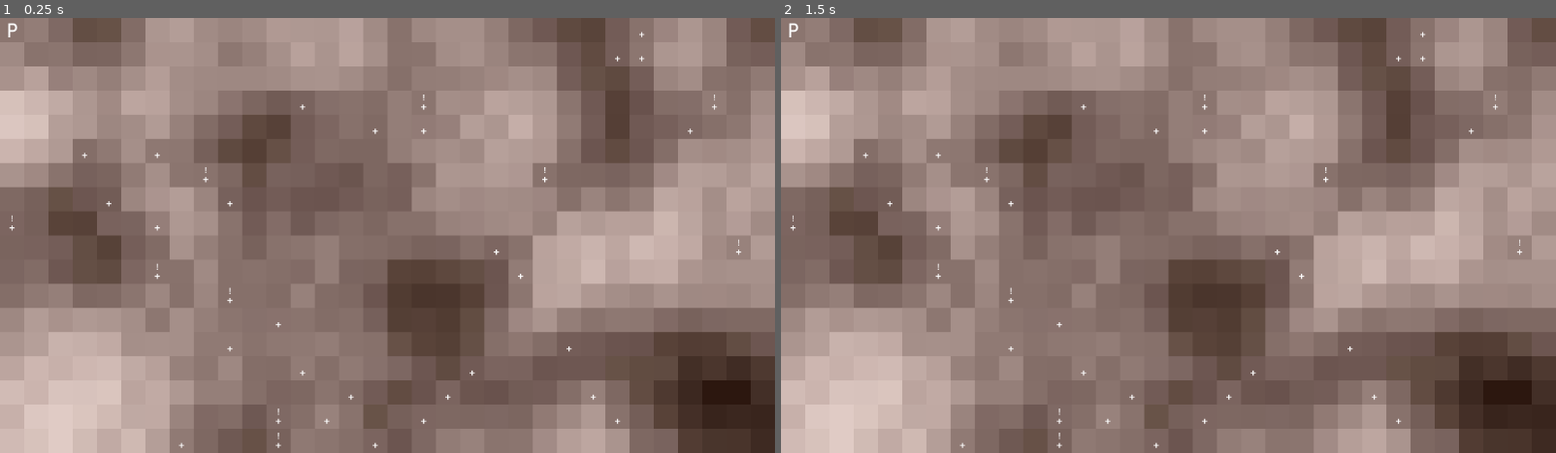
Above: before the commit, frames 1-2 (left to right).
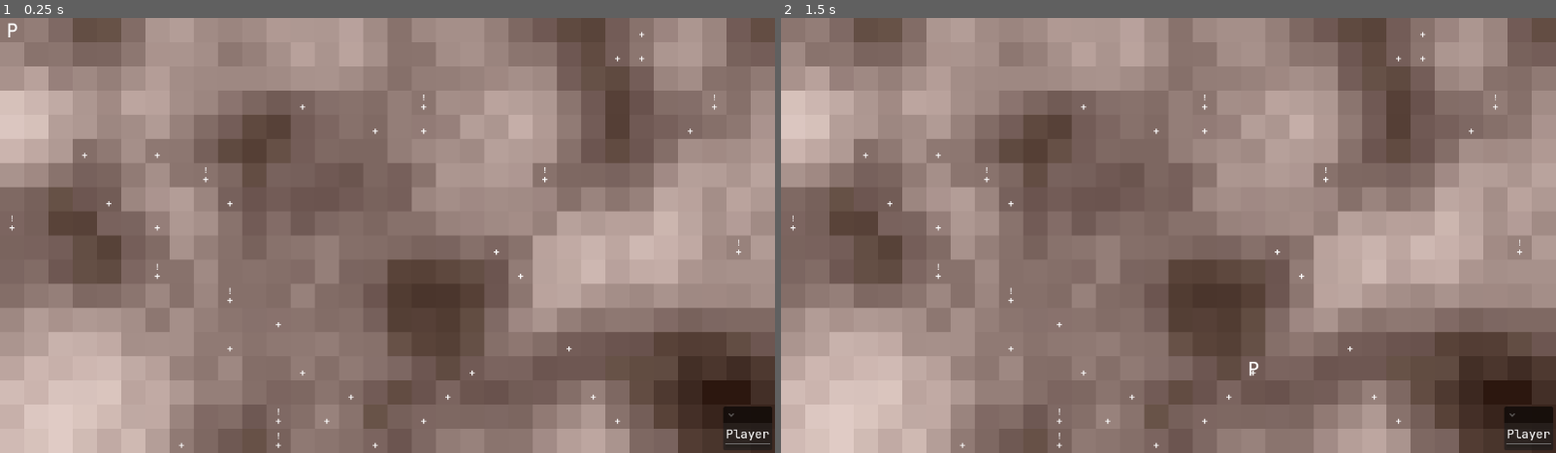
Above: after the commit, the same moments.

Repository: crystalfiction/rpg-simulator
Game: Godot game, scene res://src/controllers/world/world_controller.tscn
Two runs of this game, one before a commit and one after it. Both use one fixed random seed, a clock stepped at 60 frames per second and the inputs below.
Inputs:
- Up to frame 1 (0.25 s): no input
- Up to frame 2 (1.5 s): tap Enter at 0.5 s; hold S (world_speed) 0.53-1.28 s; tap Space (world_pause) at 1.25 s; tap S (world_speed) at 1.35 s

The runs differ from the first frame. In frame 1, 0.4% of the frame differs, in the area x 93-100%, y 89-100%; in frame 2, 0.5%, in the area x 1-100%, y 1-100%.

Commit message:
simplified player controller

Diff:
--- a/src/controllers/player/player_controller.gd
+++ b/src/controllers/player/player_controller.gd
@@ -58,19 +58,45 @@
 		print(action.src.name + " is now level " + str(action.src.data.actions.level))
 
 
+# returns an array of world resources
+func _get_resources() -> Array:
+	var array = []
+	var tile_map = self.world.data.terrain.tile_map
+	for x in range(tile_map.size()):
+		for y in range(tile_map[x].size()):
+			var t = tile_map[x][y]
+			if t.data.resources.food:
+				array.append(t)
+	return array
+
+
 # determines and processes player logic for a single time cycle
 func process_cycle():
 	## TODO: account for multiple players here, loop players array?
-	# define cycle flag
-	var cycle = true
+	## General player cycle logic
+	# if resources in world,
+	if self.world.data.terrain.resources.count > 0:
+		# get a random world resource tile
+		var resources = _get_resources()
+		var r_resource = resources.pick_random()
+		# move player to tile
+		self.player.global_position = r_resource.global_position
+		# update grid_idx
+		var world_controller = self.world.data.controller
+		var grid_scale = world_controller.terrain_controller.grid_scale
+		self.player.data.grid_idx = world_controller.utils.world_to_grid(
+			self.player.global_position, grid_scale
+		)
+		# TODO: interact with tile
+		# TODO: process encounter if encountered
 
-	## TODO: if cycle valid, cycle complete
-	if cycle is bool:
-		# complete cycle
-		self.cycle_complete = true
+	# if no resources in world,
 	else:
-		# log error if invalid
-		print(cycle)
+		# do something
+		pass
+
+	# complete cycle
+	self.cycle_complete = false
 
 
 ## initializes a new actions controller for a given player
--- a/src/controllers/world/time_controller.gd
+++ b/src/controllers/world/time_controller.gd
@@ -87,6 +87,9 @@
 	self.cycling = false
 	self.cycle_complete = false
 
+	# unpause tree
+	get_tree().paused = false
+
 
 ## main entry point of the time system
 ## cycling -> a dependency controller is in processing
@@ -116,8 +119,8 @@
 			# process controller cycle
 			d.process_cycle()
 
-	# watch for completion at end of cycle
-	_check_cycle_completion()
+	# pause tree until controllers done processing
+	get_tree().paused = true
 
 
 # initializes controller dependencies
@@ -145,15 +148,21 @@
 
 # Called every frame. 'delta' is the elapsed time since the previous frame.
 func _process(delta: float) -> void:
-	# only process specific things if tree is paused
-	if !get_tree().paused:
-		# update frames if not paused
-		frames += 1
+	# update frames
+	frames += 1
 
-		# if frame interval,
-		if self.frames % self.frame_rate == 0:
+	# if frame interval,
+	if self.frames % self.frame_rate == 0:
+		# only process cycle if tree !paused
+		if !get_tree().paused:
 			# update cycle count
 			self.cycles += 1
 
 			# process controllers
 			_process_time_cycle()
+
+		# tree paused,
+		else:
+			# do something
+			# check for cycle completion
+			_check_cycle_completion()
--- a/src/controllers/world/world_controller.gd
+++ b/src/controllers/world/world_controller.gd
@@ -26,7 +26,6 @@
 	var new_ui = ui_scene.instantiate()
 	new_ui.name = "UiController"
 	new_ui.world = self.world
-	new_ui.parent = self
 	self.ui_controller = new_ui
 	add_child(new_ui)
 
@@ -131,6 +130,7 @@
 		_init_terrain_controller(),
 		_init_player_controller(),
 		_init_time_controller(),
+		_init_ui(),
 	]
 	# run init scrips
 	for s in range(init_controllers.size()):
Not shown, removed: src/controllers/player/actions/find_action.gd.uid
Not shown, removed: src/controllers/player/actions/idle_action.gd.uid
Not shown, removed: src/controllers/player/actions/interact_action.gd.uid
